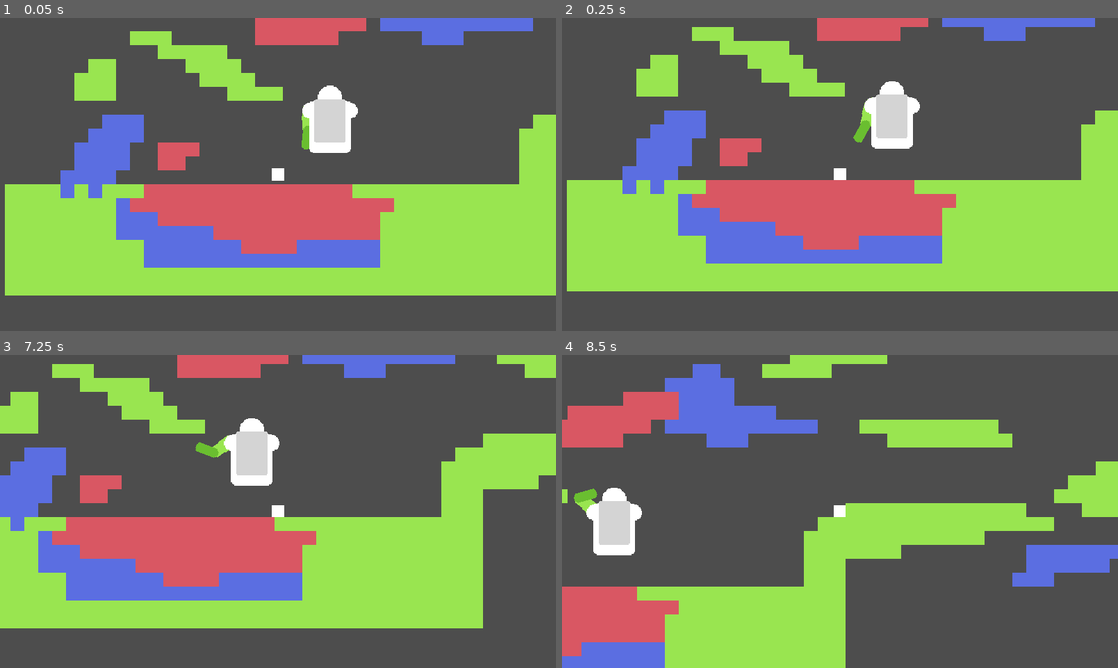
Above: before the commit, frames 1-4 (two rows, left to right).
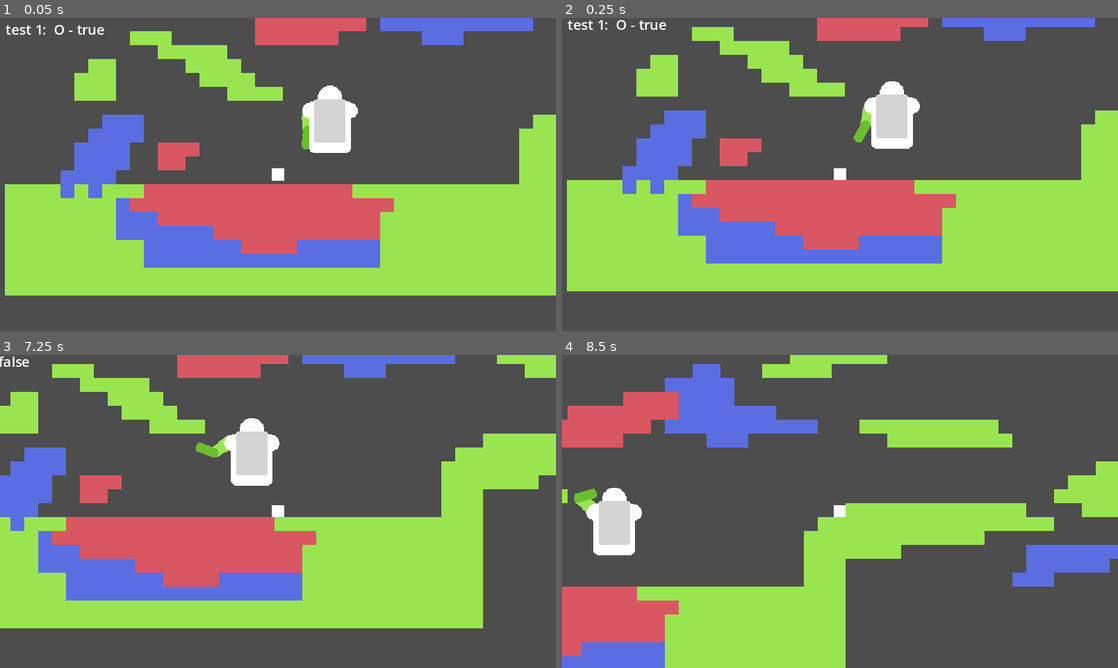
Above: after the commit, the same moments.

Repository: ADON15c/GGJ-2024
Game: Godot game, scene res://Scenes/Game/Game.tscn
Two runs of this game, one before a commit and one after it. Both use one fixed random seed, a clock stepped at 60 frames per second and the inputs below.
Inputs:
- Up to frame 1 (0.05 s): no input
- Up to frame 2 (0.25 s): no input
- Up to frame 3 (7.25 s): tap Enter (ui_accept) at 0.5, 0.77, 1.52, 3.02, 3.77, 4.52, 6.02, 6.77 s; hold Right (ui_right) 0.53-2.03 s; tap Z every 0.75 s from 0.6 to 6.6 s; hold Left (ui_left) 2.03-2.78 s; hold Right (ui_right) 2.78-4.28 s; hold Left (ui_left) 4.28-5.03 s; hold Right (ui_right) 5.03-5.78 s; hold Left (ui_left) from 5.78 s (still down)
- Up to frame 4 (8.5 s): release Left (ui_left) at 7.28 s; hold Right (ui_right) from 7.28 s (still down); tap Z at 7.35, 8.1 s; tap Enter (ui_accept) at 7.52 s

The runs differ from the first frame. In frame 1, 0.2% of the frame differs, in the area x 1-19%, y 2-6%; in frame 2, 0.2%; in frame 3, less than 0.1%; in frame 4, nothing differs.

Commit message:
Quick time stuff

Diff:
--- a/Scenes/Game/Game.tscn
+++ b/Scenes/Game/Game.tscn
@@ -1,10 +1,14 @@
-[gd_scene load_steps=4 format=3 uid="uid://dak8hh4x7eg3h"]
+[gd_scene load_steps=5 format=3 uid="uid://dak8hh4x7eg3h"]
 
+[ext_resource type="PackedScene" uid="uid://bssrbj1155wrh" path="res://Scenes/QuickTimePlayer/QuickTimePlayer.tscn" id="1_s1w0o"]
 [ext_resource type="PackedScene" uid="uid://dxhbyk5vrbcg8" path="res://Scenes/Player/Player.tscn" id="1_yt6kv"]
 [ext_resource type="TileSet" uid="uid://bkwuhxwjnsus3" path="res://Resources/Tilesets/ground.tres" id="2_da523"]
 [ext_resource type="PackedScene" uid="uid://c6gfch3ytf4u5" path="res://Scenes/Astronaut/Astronaut.tscn" id="3_1lj40"]
 
 [node name="Game" type="Node2D"]
+
+[node name="QuickTimePlayer" parent="." instance=ExtResource("1_s1w0o")]
+position = Vector2(0, 50)
 
 [node name="Player" parent="." instance=ExtResource("1_yt6kv")]
 position = Vector2(314, 227)
--- /dev/null
+++ b/Scenes/QuickTimePlayer/QuickTimePlayer.gd
@@ -0,0 +1,39 @@
+extends Node
+
+var keys = [];
+var key_index = 0;
+var good = true;
+var size = 1;
+
+# Called when the node enters the scene tree for the first time.
+func _ready():
+	next_move();
+	pass # Replace with function body.
+
+func next_move():
+	keys = Array();
+	keys.resize(size);
+	keys.fill(0);
+	keys = keys.map(func(i): return String.chr(randi_range(KEY_A,KEY_Z)));
+	key_index = 0;
+	pass
+
+# Called every frame. 'delta' is the elapsed time since the previous frame.
+func _process(delta):
+	var s = $Label;
+	s.text = "test %s: %s - %s" % [size, keys.reduce(func(i, accum): return "%s %s" % [i, accum], ""), good];
+	pass
+
+func _input(event):
+	if event is InputEventKey and event.is_pressed() && !event.is_echo():
+		if event.keycode == KEY_UP:
+			size += 1;
+		elif event.keycode == KEY_DOWN:
+			size -= 1;
+		elif event.keycode == keys[key_index].unicode_at(0):
+			key_index += 1;
+			if key_index >= keys.size():
+				next_move();
+			good = true;
+		else:
+			good = false; # :(
--- /dev/null
+++ b/Scenes/QuickTimePlayer/QuickTimePlayer.tscn
@@ -0,0 +1,11 @@
+[gd_scene load_steps=2 format=3 uid="uid://bssrbj1155wrh"]
+
+[ext_resource type="Script" path="res://Scenes/QuickTimePlayer/QuickTimePlayer.gd" id="1_fgdn7"]
+
+[node name="QuickTimePlayer" type="Node2D"]
+script = ExtResource("1_fgdn7")
+
+[node name="Label" type="Label" parent="."]
+offset_right = 40.0
+offset_bottom = 23.0
+text = "awesome"
--- a/project.godot
+++ b/project.godot
@@ -22,6 +22,7 @@
 window/size/window_width_override=1280
 window/size/window_height_override=720
 window/stretch/mode="canvas_items"
+window/vsync/vsync_mode=2
 
 [rendering]
 
